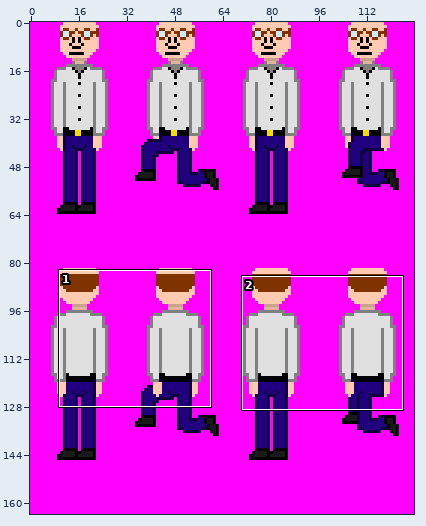
Edited in one commit: sprite sheet (businesssim/Resources/Textures/Characters/Player.png). Above, an overview of the earlier version with the close-up marked.
Close-up. The starting point:
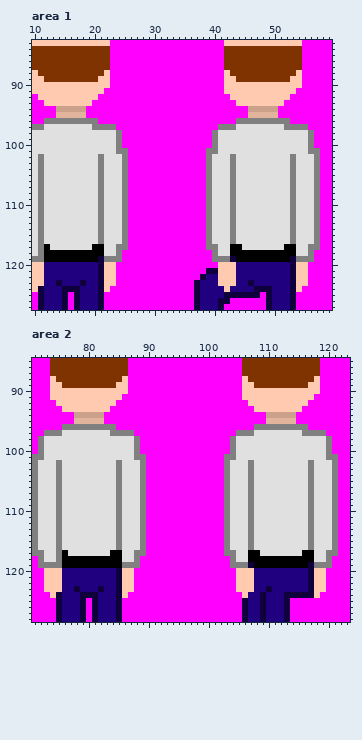
The file is 128x164 pixels. Shown: area 1: x 10..59, y 83..127; area 2: x 71..123, y 85..128.
After the commit:
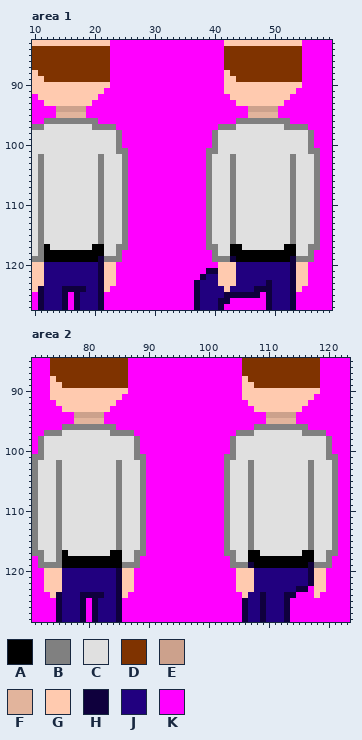
Palette (. is transparent): A #000000  B #808080  C #e0e0e0  D #7f3300  E #cca18c  F #e2b49c  G #ffcaaf  H #0f003d  J #21007f  K #ff00ff
Edits made:
--- area 1
@@ x 10..59 @@
  87 DDDDDDDDDDDDDKKKKKKKKKKKKKKKKKKKDDDDDDDDDDDDDKKKKK
- 88 GDDDDDDDDDDDGKKKKKKKKKKKKKKKKKKKGDDDDDDDDDDDGKKKKK
- 89 GGDDDDDDDDDGGKKKKKKKKKKKKKKKKKKKGGDDDDDDDDDGGKKKKK
+ 88 GDDDDDDDDDDDDKKKKKKKKKKKKKKKKKKKGDDDDDDDDDDDDKKKKK
+ 89 GGDDDDDDDDDDDKKKKKKKKKKKKKKKKKKKGGDDDDDDDDDDDKKKKK
  90 GGGGGGGGGGGGGKKKKKKKKKKKKKKKKKKKGGGGGGGGGGGGGKKKKK
@@ x 10..59 @@
 122 GGJJJJJJJJJHGGKKKKKKKKKKKKKKHJJGGGJJJJJJJJJHGGKKKK
-123 GGJJHJJJHJJHGGKKKKKKKKKKKKKHJJJGGGJJHJJJJJJHGGKKKK
-124 GHJJJHHHJJJHGKKKKKKKKKKKKKKHJJJJGJJJJHHHJJJHGKKKKK
+123 GGJJJJJJJJJHGGKKKKKKKKKKKKKHJJJGGGJJJJJHJJJHGGKKKK
+124 GHJJJHHHHJJHGKKKKKKKKKKKKKKHJJJJGJJJJHHHJJJHGKKKKK
 125 KHJJJHKHJJJHKKKKKKKKKKKKKKKHJJJJHHHHHHKHJJJHKKKKKK
--- area 2
@@ x 71..123 @@
  87 KKKDDDDDDDDDDDDDKKKKKKKKKKKKKKKKKKKDDDDDDDDDDDDDKKKKK
- 88 KKKGDDDDDDDDDDDGKKKKKKKKKKKKKKKKKKKGDDDDDDDDDDDGKKKKK
- 89 KKKGGDDDDDDDDDGGKKKKKKKKKKKKKKKKKKKGGDDDDDDDDDGGKKKKK
+ 88 KKKGDDDDDDDDDDDDKKKKKKKKKKKKKKKKKKKGDDDDDDDDDDDDKKKKK
+ 89 KKKGGDDDDDDDDDDDKKKKKKKKKKKKKKKKKKKGGDDDDDDDDDDDKKKKK
  90 KKKGGGGGGGGGGGGGKKKKKKKKKKKKKKKKKKKGGGGGGGGGGGGGKKKKK
@@ x 71..123 @@
 122 KKGGGJJJJJJJJJHGGKKKKKKKKKKKKKKKKKGGGJJJJJJJJJHGGKKKK
-123 KKGGGJJHJJJHJJHGGKKKKKKKKKKKKKKKKKGGGJJHJJJJJJHGGKKKK
-124 KKKGHJJJHHHJJJHGKKKKKKKKKKKKKKKKKKKGJJHJJJHHHHHGKKKKK
+123 KKGGGJJJJJJJJJHGGKKKKKKKKKKKKKKKKKGGGJJJJJJJHHKGGKKKK
+124 KKKGHJJJHHHHJJHGKKKKKKKKKKKKKKKKKKKGJJHJJJHHKKKGKKKKK
 125 KKKKHJJJHKHJJJHKKKKKKKKKKKKKKKKKKKKHJJHJJJHKKKKKKKKKK
